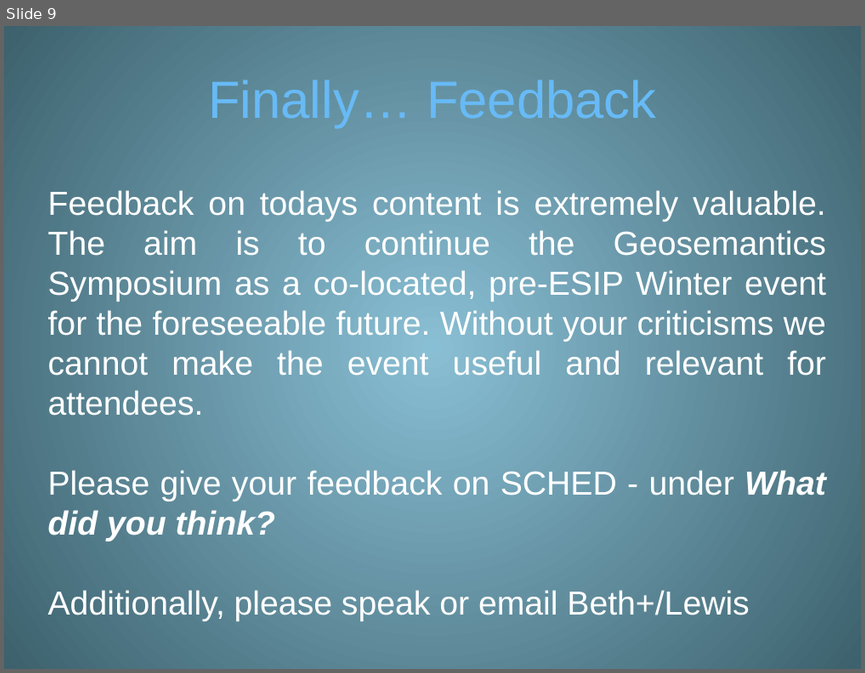
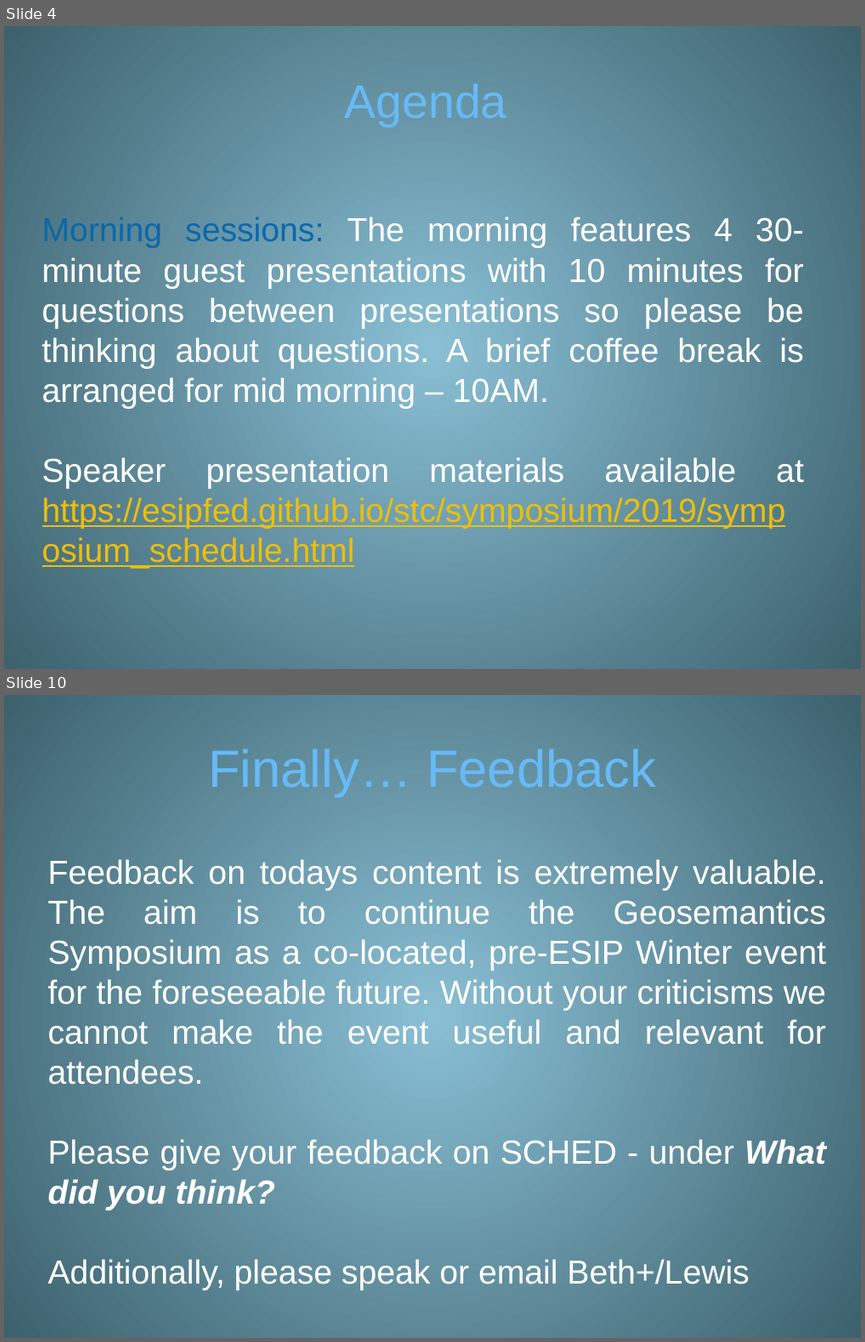
Before and after one commit to ESIPFed/stc, a slide deck: symposium/2019/talks/ppt/2019_geosemantics_symposium_intro.pptx. Shown one above the other, each under a label of ours: slide 9 before the commit, slides 4 and 10 after it; the slides between them are not shown. The pictures are 865x673 and 865x1342 pixels, drawn with LibreOffice and Linux fonts; fonts in the diff are those of the drawing. Boxes give left, top, right and bottom in pixels: in the first picture for what was removed or moved away, otherwise in the second. Text is boxed around its words. In the diff, an @@ line names an element or a change of style, - is before the commit and + after.

```diff
--- a/symposium/2019/talks/ppt/2019_geosemantics_symposium_intro.pptx
+++ b/symposium/2019/talks/ppt/2019_geosemantics_symposium_intro.pptx
@@ slide 4 added at (4, 26, 861, 669), background gradient #88C1D5 to #3D626E @@
@@ title added at (345, 84, 507, 126), 39.6 pt, text #67BAF6 @@
+Agenda
@@ text added at (42, 216, 804, 568), 28 pt, text #FFFFFF @@
+Morning sessions: The morning features 4 30-minute guest presentations with 10 minutes for questions between presentations so please be thinking about questions. A brief coffee break is arranged for mid morning – 10AM.
+Speaker presentation materials available at https://esipfed.github.io/stc/symposium/2019/symposium_schedule.html
@@ what was slide 9 is now slide 10 @@
```
Also in this commit, not shown: 4 slides changed, 4 other slides added, 4 slides removed, 4 other files.
